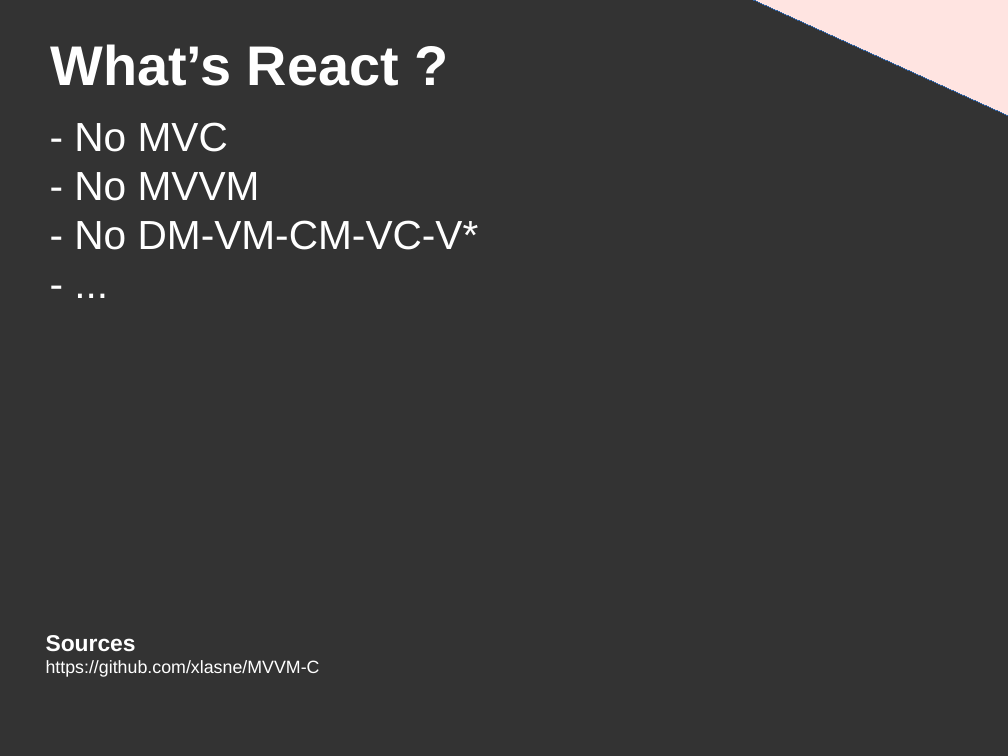
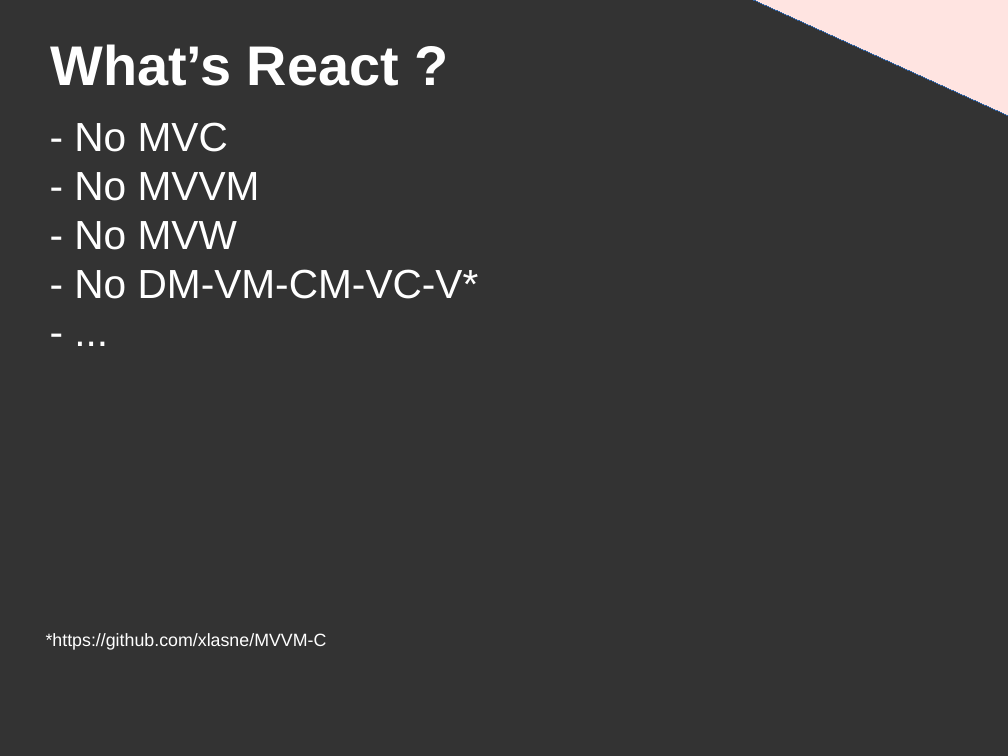
Before and after one commit to DanYellow/presentations, a slide deck: slide 9 of react-redux-101/presentation.odp. Drawn at 1008x756 pixels with LibreOffice and Linux fonts; fonts in the diff are those of the drawing. Boxes give left, top, right and bottom in pixels: in the first picture for what was removed or moved away, otherwise in the second. Text is boxed around its words. In the diff, an @@ line names an element or a change of style, - is before the commit and + after.

```diff
--- a/react-redux-101/presentation.odp
+++ b/react-redux-101/presentation.odp
@@ title at (74, 122, 479, 299): text changed @@
-- No MVC
-- No MVVM
-- No DM-VM-CM-VC-V*
-- ...
+- No MVC
+- No MVVM
+- No MVW
+- No DM-VM-CM-VC-V*
+- ...
@@ text at (46, 633, 327, 650): text changed @@
-Sources
-https://github.com/xlasne/MVVM-C
+*https://github.com/xlasne/MVVM-C
```
Also in this commit, not shown: 4 other slides changed, 1 slide added, 1 slide removed, 11 other files.
